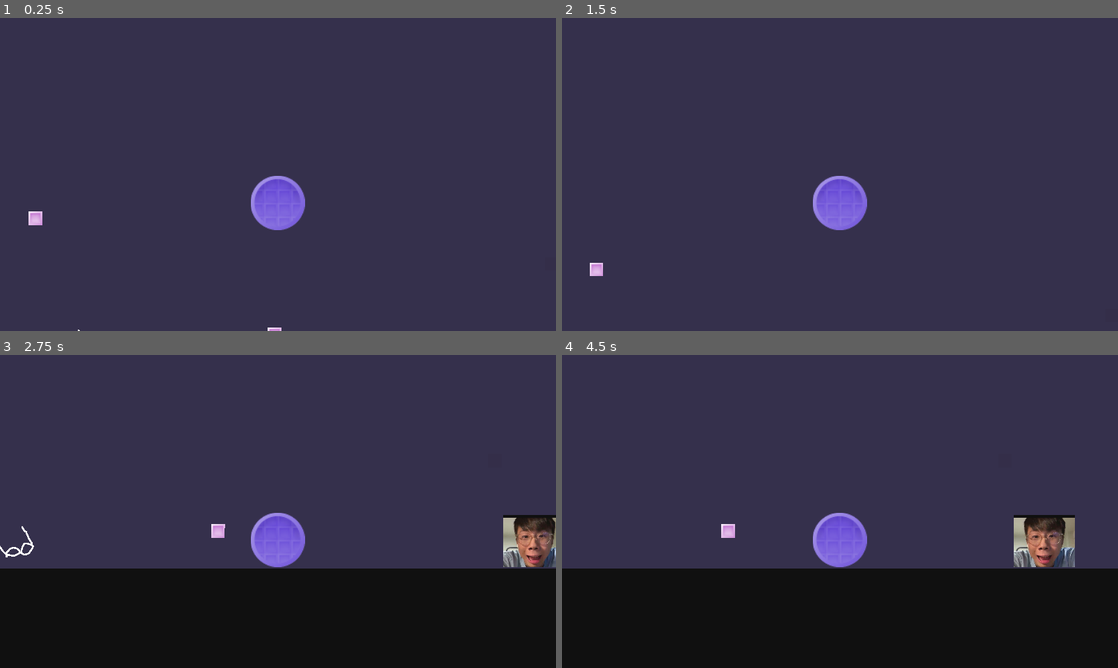
Above: before the commit, frames 1-4 (two rows, left to right).
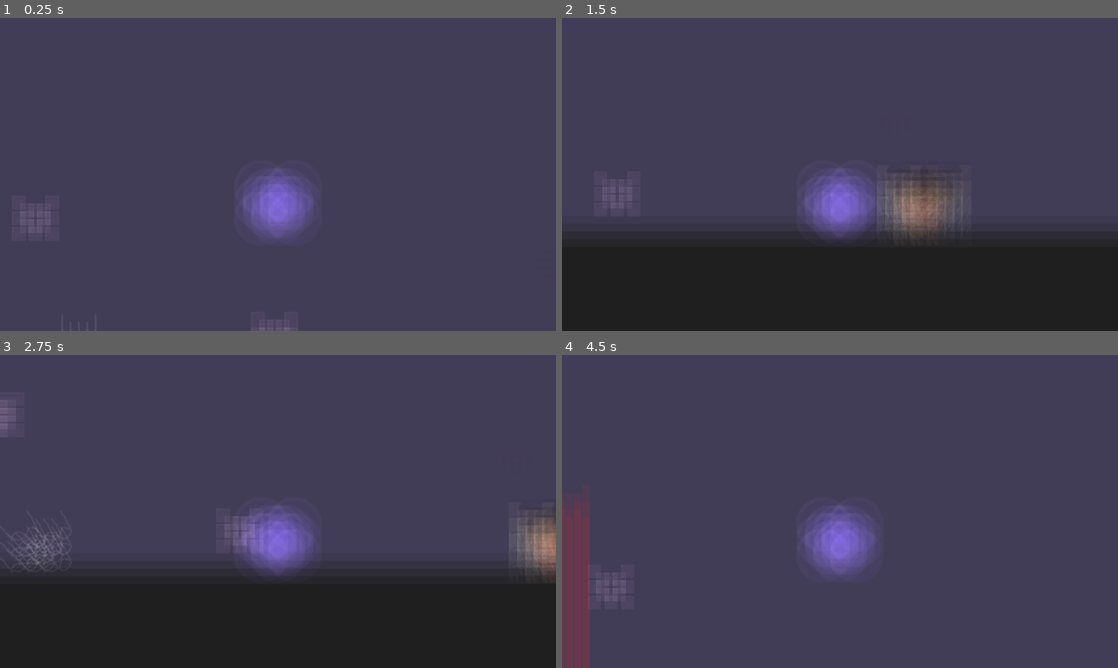
Above: after the commit, the same moments.

Repository: KaratePikachu/JamfestFall2024
Game: Godot game, scene res://Level/test_open_world.tscn
Same seed, same stepped clock (60 frames per second), same inputs: the game is played once before the commit and once after it.
Inputs:
- Up to frame 1 (0.25 s): no input
- Up to frame 2 (1.5 s): hold 5 (equip_drone) 0.53-1.28 s; hold D (move_right) from 0.53 s (still down); tap Space (jump) at 0.77 s; tap 3 (equip_infared) at 1.35 s
- Up to frame 3 (2.75 s): tap Space (jump) at 1.52 s; release D (move_right) at 2.03 s; hold A (move_left) from 2.03 s (still down); hold 8 (equip_kaleidoscope) from 2.03 s (still down)
- Up to frame 4 (4.5 s): release A (move_left) at 2.78 s; release 8 (equip_kaleidoscope) at 2.78 s; hold D (move_right) 2.78-4.28 s; tap 6 (equip_lidar) at 2.85 s; tap Space (jump) at 3.02, 3.77 s; hold 9 (equip_monocle) 3.53-4.28 s; hold A (move_left) from 4.28 s (still down); tap 7 (equip_normal) at 4.35 s

The runs differ from the first frame. In frame 1, 3.2% of the frame differs, in the area x 2-58%, y 47-100%; in frame 2, 34%; in frame 3, 10%; in frame 4, 37%, in the area x 0-100%, y 41-100%.

Commit message:
Started Whiteboxing the Introduction

Diff:
--- /dev/null
+++ b/Level/introduction.tscn
@@ -0,0 +1,182 @@
+[gd_scene load_steps=17 format=3 uid="uid://b88b22toehhyu"]
+
+[ext_resource type="PackedScene" uid="uid://b68p8jegitusu" path="res://Enviorment/DeathSquare/death_square.tscn" id="1_syrov"]
+[ext_resource type="PackedScene" uid="uid://u5vlmp8hm4ku" path="res://Player/player.tscn" id="2_q76co"]
+[ext_resource type="Shader" path="res://Shaders/Blur.gdshader" id="3_bmgtw"]
+[ext_resource type="PackedScene" uid="uid://bmvu0eqsw4qql" path="res://Interactable/Switch/switch.tscn" id="5_lu008"]
+[ext_resource type="PackedScene" uid="uid://lpj2ux5e6qek" path="res://Interactable/Door/Door.tscn" id="6_50eqa"]
+[ext_resource type="PackedScene" uid="uid://dp7fxu33gf8m0" path="res://Canvas/vision_effects.tscn" id="7_087av"]
+[ext_resource type="PackedScene" uid="uid://qa6itmjrn43y" path="res://Enviorment/Enemy/enemy.tscn" id="8_gg0iy"]
+[ext_resource type="PackedScene" uid="uid://c2c6j0ido1yw4" path="res://Interactable/Glasses/Normal/normal_glasses_pickup.tscn" id="9_ca8a4"]
+
+[sub_resource type="ShaderMaterial" id="ShaderMaterial_p2x72"]
+shader = ExtResource("3_bmgtw")
+shader_parameter/scale = 1.0
+shader_parameter/lod = 0.0
+shader_parameter/x_blur_offest = 1.262
+shader_parameter/y_blur_offest = 1.565
+
+[sub_resource type="ShaderMaterial" id="ShaderMaterial_oogge"]
+shader = ExtResource("3_bmgtw")
+shader_parameter/scale = 1.0
+shader_parameter/lod = 0.0
+shader_parameter/x_blur_offest = 1.979
+shader_parameter/y_blur_offest = 0.99
+
+[sub_resource type="ShaderMaterial" id="ShaderMaterial_jqcd5"]
+shader = ExtResource("3_bmgtw")
+shader_parameter/scale = 1.0
+shader_parameter/lod = 0.0
+shader_parameter/x_blur_offest = 0.0
+shader_parameter/y_blur_offest = 0.0
+
+[sub_resource type="RectangleShape2D" id="RectangleShape2D_jw1re"]
+size = Vector2(1514.68, 382.935)
+
+[sub_resource type="RectangleShape2D" id="RectangleShape2D_m28ku"]
+size = Vector2(42.1, 11.7)
+
+[sub_resource type="RectangleShape2D" id="RectangleShape2D_3pfy2"]
+size = Vector2(346.5, 229)
+
+[sub_resource type="RectangleShape2D" id="RectangleShape2D_163dj"]
+size = Vector2(279, 230)
+
+[sub_resource type="RectangleShape2D" id="RectangleShape2D_6yqr0"]
+size = Vector2(273, 43)
+
+[node name="TestOpenWorld" type="Node2D"]
+position = Vector2(-466, -368)
+
+[node name="Spikes" type="Node" parent="."]
+
+[node name="DeathSquare" parent="Spikes" instance=ExtResource("1_syrov")]
+position = Vector2(1294, 215)
+scale = Vector2(2, 2)
+
+[node name="DeathSquare2" parent="Spikes" instance=ExtResource("1_syrov")]
+position = Vector2(1345, 217)
+scale = Vector2(2, 2)
+
+[node name="DeathSquare3" parent="Spikes" instance=ExtResource("1_syrov")]
+position = Vector2(1396, 218)
+scale = Vector2(2, 2)
+
+[node name="DeathSquare" parent="." instance=ExtResource("1_syrov")]
+position = Vector2(243, 295)
+scale = Vector2(0.702462, 37.3872)
+
+[node name="Player" parent="." instance=ExtResource("2_q76co")]
+material = SubResource("ShaderMaterial_p2x72")
+position = Vector2(478, 365)
+scale = Vector2(1.465, 1.465)
+
+[node name="Camera2D" type="Camera2D" parent="Player"]
+material = SubResource("ShaderMaterial_oogge")
+use_parent_material = true
+position = Vector2(-0.682969, -33.4467)
+
+[node name="Switch" parent="." instance=ExtResource("5_lu008")]
+position = Vector2(1566, 349)
+color = Color(0.6, 0.6, 0.6, 1)
+
+[node name="Door" parent="." instance=ExtResource("6_50eqa")]
+position = Vector2(1892, 231)
+scale = Vector2(1, 4)
+color = Color(1, 0, 0, 1)
+
+[node name="VisionEffects" parent="." instance=ExtResource("7_087av")]
+visible = false
+
+[node name="CanvasLayer" type="CanvasLayer" parent="."]
+
+[node name="ColorRect" type="ColorRect" parent="CanvasLayer"]
+material = SubResource("ShaderMaterial_jqcd5")
+anchors_preset = 15
+anchor_right = 1.0
+anchor_bottom = 1.0
+offset_left = 127.0
+offset_top = 549.0
+offset_right = 127.0
+offset_bottom = 549.0
+grow_horizontal = 2
+grow_vertical = 2
+size_flags_horizontal = 3
+size_flags_vertical = 3
+
+[node name="Enemy" parent="." instance=ExtResource("8_gg0iy")]
+position = Vector2(1124, 442)
+
+[node name="NormalGlassesPickup" parent="." instance=ExtResource("9_ca8a4")]
+position = Vector2(125, 547)
+
+[node name="Floor" type="Node" parent="."]
+
+[node name="StaticBody2D" type="StaticBody2D" parent="Floor"]
+position = Vector2(-532, 242)
+scale = Vector2(1.465, 1.465)
+
+[node name="CollisionShape2D" type="CollisionShape2D" parent="Floor/StaticBody2D"]
+position = Vector2(1042.66, 189.42)
+shape = SubResource("RectangleShape2D_jw1re")
+
+[node name="ColorRect" type="ColorRect" parent="Floor/StaticBody2D"]
+offset_left = 292.15
+offset_top = 3.41297
+offset_right = 332.15
+offset_bottom = 43.413
+scale = Vector2(37.5051, 9.19112)
+metadata/_edit_use_anchors_ = true
+
+[node name="StaticBody2D2" type="StaticBody2D" parent="Floor"]
+position = Vector2(-466, -368)
+scale = Vector2(10, 10)
+
+[node name="CollisionShape2D" type="CollisionShape2D" parent="Floor/StaticBody2D2"]
+position = Vector2(105.65, 55.55)
+scale = Vector2(1, 1)
+shape = SubResource("RectangleShape2D_m28ku")
+
+[node name="ColorRect" type="ColorRect" parent="Floor/StaticBody2D2"]
+offset_left = 85.0
+offset_top = 50.0
+offset_right = 126.0
+offset_bottom = 62.0
+
+[node name="StaticBody2D3" type="StaticBody2D" parent="Floor"]
+
+[node name="CollisionShape2D" type="CollisionShape2D" parent="Floor/StaticBody2D3"]
+position = Vector2(1098.75, 134.5)
+shape = SubResource("RectangleShape2D_3pfy2")
+
+[node name="ColorRect" type="ColorRect" parent="Floor/StaticBody2D3"]
+offset_left = 932.0
+offset_top = 23.0
+offset_right = 1264.0
+offset_bottom = 247.0
+
+[node name="StaticBody2D4" type="StaticBody2D" parent="Floor"]
+
+[node name="CollisionShape2D" type="CollisionShape2D" parent="Floor/StaticBody2D4"]
+position = Vector2(1561, 137)
+shape = SubResource("RectangleShape2D_163dj")
+
+[node name="ColorRect" type="ColorRect" parent="Floor/StaticBody2D4"]
+offset_left = 1424.0
+offset_top = 24.0
+offset_right = 1695.0
+offset_bottom = 249.0
+
+[node name="StaticBody2D5" type="StaticBody2D" parent="Floor"]
+
+[node name="ColorRect" type="ColorRect" parent="Floor/StaticBody2D5"]
+offset_left = 1425.0
+offset_top = -174.0
+offset_right = 1703.0
+offset_bottom = -134.0
+
+[node name="CollisionShape2D" type="CollisionShape2D" parent="Floor/StaticBody2D5"]
+position = Vector2(1561.5, -152.5)
+shape = SubResource("RectangleShape2D_6yqr0")
+
+[connection signal="triggered" from="Switch" to="Door" method="_on_triggered"]
--- a/Level/test_open_world.tscn
+++ b/Level/test_open_world.tscn
@@ -119,7 +119,6 @@
 color = Color(1, 0, 0, 1)
 
 [node name="VisionEffects" parent="." instance=ExtResource("6_o2frb")]
-visible = false
 
 [node name="CanvasLayer" type="CanvasLayer" parent="."]
 
@@ -135,6 +134,7 @@
 
 [node name="Enemy" parent="." instance=ExtResource("8_ovm8l")]
 position = Vector2(1023, 545)
+isSpinning = true
 
 [node name="NormalGlassesPickup" parent="." instance=ExtResource("9_0o1u1")]
 position = Vector2(125, 547)
